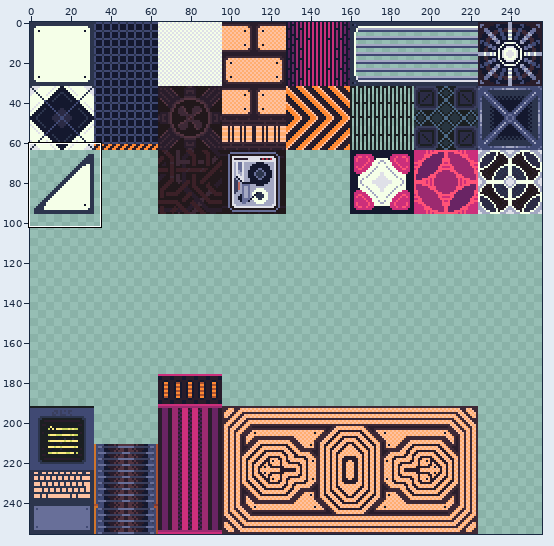
One commit to this sprite sheet: AlienTileSet.png. Above: a wide view before the commit, with the close-up outlined.
Close-up. Before:
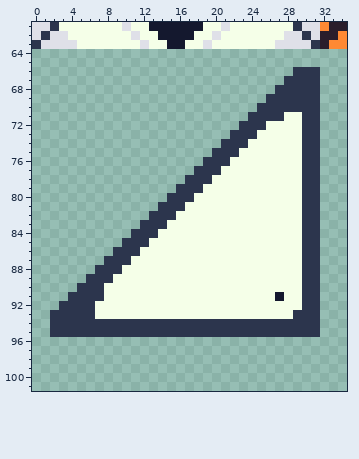
The file is 256x256 pixels. Shown: x 0..34, y 61..101.
Once edited:
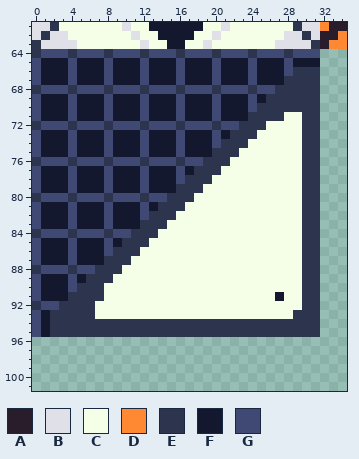
Palette (. is transparent): A #291d2b  B #dfe0e8  C #f5ffe8  D #ff8933  E #2c354d  F #14182e  G #404973
Difference:
y 64: x 0..31 ................................ -> EGGGEGGGEGGGEGGGEGGGEGGGEGGGEGGG
y 65: x 0..31 ................................ -> GFFFGFFFGFFFGFFFGFFFGFFFGFFFGFFF
y 66: x 0..28 ............................. -> GFFFGFFFGFFFGFFFGFFFGFFFGFFFG
y 67: x 0..27 ............................ -> GFFFGFFFGFFFGFFFGFFFGFFFGFFF
y 68: x 0..26 ........................... -> EGGGEGGGEGGGEGGGEGGGEGGGEGG
y 69: x 0..25 .......................... -> GFFFGFFFGFFFGFFFGFFFGFFFGF
y 70: x 0..24 ......................... -> GFFFGFFFGFFFGFFFGFFFGFFFG
y 71: x 0..23 ........................ -> GFFFGFFFGFFFGFFFGFFFGFFF
y 72: x 0..22 ....................... -> EGGGEGGGEGGGEGGGEGGGEGG
y 73: x 0..21 ...................... -> GFFFGFFFGFFFGFFFGFFFGF
y 74: x 0..20 ..................... -> GFFFGFFFGFFFGFFFGFFFG
y 75: x 0..19 .................... -> GFFFGFFFGFFFGFFFGFFF
y 76: x 0..18 ................... -> EGGGEGGGEGGGEGGGEGG
y 77: x 0..17 .................. -> GFFFGFFFGFFFGFFFGF
y 78: x 0..16 ................. -> GFFFGFFFGFFFGFFFG
y 79: x 0..15 ................ -> GFFFGFFFGFFFGFFF
y 80: x 0..14 ............... -> EGGGEGGGEGGGEGG
y 81: x 0..13 .............. -> GFFFGFFFGFFFGF
y 82: x 0..12 ............. -> GFFFGFFFGFFFG
y 83: x 0..11 ............ -> GFFFGFFFGFFF
y 84: x 0..10 ........... -> EGGGEGGGEGG
y 85: x 0..9 .......... -> GFFFGFFFGF
y 86: x 0..8 ......... -> GFFFGFFFG
y 87: x 0..7 ........ -> GFFFGFFF
y 88: x 0..6 ....... -> EGGGEGG
y 89: x 0..5 ...... -> GFFFGF
y 90: x 0..4 ..... -> GFFFG
y 91: x 0..3 .... -> GFFF
y 92: x 0..2 ... -> EGG
y 93..95: x 0..1 .. -> GF
Where, in picture pixels (left, top, right, bottom), the same in both close-ups:
added: (32, 49, 320, 337)
